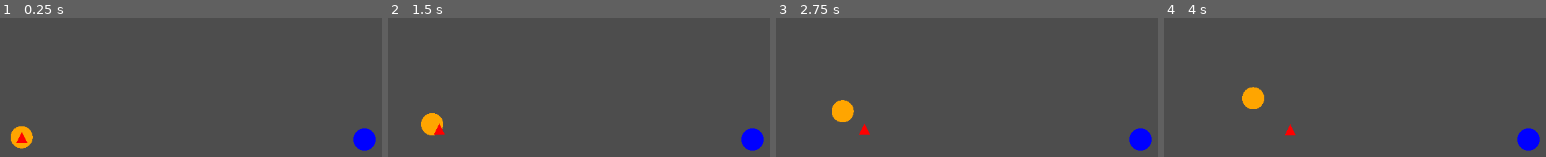
Above: before the commit, frames 1-4 (left to right).
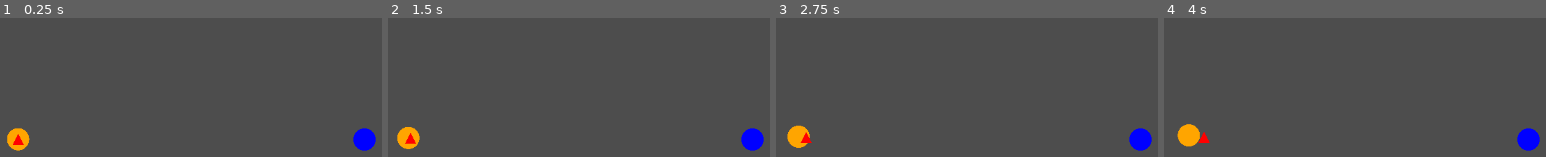
Above: after the commit, the same moments.

Repository: matthew-cavener/untitled_missile_game
Game: Godot game, scene res://world/world.tscn
The game is run twice, just before and just after one commit, with the same random seed, the same clock (stepped at 60 frames per second) and the same inputs. The project has no main scene, so this scene is started directly.
Inputs:
- Up to frame 1 (0.25 s): no input
- Up to frame 2 (1.5 s): tap Enter at 0.5 s
- Up to frame 3 (2.75 s): no input
- Up to frame 4 (4 s): no input

The runs differ from the first frame. In frame 1, 0.6% of the frame differs, in the area x 1-9%, y 77-96%; in frame 2, 1.6%; in frame 3, 1.7%; in frame 4, 1.8%, in the area x 3-35%, y 49-93%.

Commit message:
refactor

Diff:
--- a/enemy/enemy_ship.gd
+++ b/enemy/enemy_ship.gd
@@ -7,7 +7,7 @@
 var position_bearing_radian = deg_to_rad(position_bearing + 270)
 var initial_position = Vector2(distance * cos(position_bearing_radian), distance * sin(position_bearing_radian))
 
-var speed = 30
+var speed = 3
 var velocity_bearing = (60)
 var velocity_bearing_radian = deg_to_rad(velocity_bearing + 270)
 var initial_velocity = Vector2(speed * cos(velocity_bearing_radian), speed * sin(velocity_bearing_radian))
--- a/enemy/missile/enemy_missile.gd
+++ b/enemy/missile/enemy_missile.gd
@@ -1,11 +1,11 @@
 extends RigidBody2D
 
-# boost thrust should be on order of deploying ship speed, all time should be ~1-3
+# boost thrust should be on order of deploying ship speed, all times should be ~1-3
 
 
 @onready var target = get_tree().get_first_node_in_group("player")
-var boost_thrust_magnitude = 12
-var boost_thrust_time = 2
+var boost_thrust_magnitude = 3
+var boost_thrust_time = 3
 var coast_thrust_magnitude = 0
 var terminal_thrust_magnitude = 2
 var terminal_thrust_time = 2
@@ -24,6 +24,7 @@
         return get_tree().get_first_node_in_group("player")
 
 func proportional_navigation(proportionality_constant = 3):
+    # https://en.wikipedia.org/wiki/Proportional_navigation
     var relative_velocity = target.linear_velocity - linear_velocity
     var target_range = target.global_position - global_position
     relative_velocity = Vector3(relative_velocity.x, relative_velocity.y, 0)
@@ -33,13 +34,26 @@
     return Vector2(acceleration_commanded.x, acceleration_commanded.y)
 
 func get_velocity_rejection():
+    # https://en.wikipedia.org/wiki/Vector_projection#Vector_projection_2
     var target_direction = global_position.direction_to(target.global_position)
-    var velocity_vector_projection = linear_velocity.dot(target_direction) * target_direction
+    var target_direction_unit = target_direction.normalized()
+    var velocity_vector_projection = linear_velocity.dot(target_direction_unit) * target_direction_unit
     var velocity_vector_rejection = linear_velocity - velocity_vector_projection
     return velocity_vector_rejection
 
-func get_closing_thrust():
-    pass
+func get_closing_thrust(stage_thrust, stage_time_remaining):
+    var target_direction = global_position.direction_to(target.global_position)
+    var stage_delta_v = (stage_thrust * stage_time_remaining) / self.mass
+    var velocity_rejection = get_velocity_rejection()
+    print("velocity_rejection: " + str(velocity_rejection))
+    # ensure enough of the thrust is expended to cancel out the velocity rejection, using the rest to close the distance
+    # var velocity_rejection_coeff = velocity_rejection.length() / stage_delta_v
+    # print("velocity_rejection_coeff: " + str(velocity_rejection_coeff))
+    # var closing_thrust_direction = ((1 - velocity_rejection_coeff) * target_direction.normalized() - velocity_rejection_coeff * velocity_rejection.normalized()).normalized()
+    var closing_thrust_direction = (stage_delta_v * target_direction.normalized() - velocity_rejection).normalized()
+    var closing_thrust_magnitude = stage_thrust
+    var closing_thrust = closing_thrust_direction * closing_thrust_magnitude
+    return closing_thrust
 
 func _ready():
     print("\n----------------")
@@ -54,49 +68,18 @@
 
 func _integrate_forces(_state):
     target = get_target()
-    var approx_time_to_collision = (target.global_position - global_position).length() / linear_velocity.length()
-    print("\n----------------")
-    print("target:" + str(target))
-    print("global_position.x: " + str(global_position.x) + " | global_position.y:" + str(global_position.y))
-    print("linear_velocity.x: " + str(linear_velocity.x) + " | linear_velocity.y:" + str(linear_velocity.y))
-    print("is_boosting:" + str(is_boosting))
-    print("is_terminal:" + str(is_terminal))
-    print("approx_time_to_collision: " + str(approx_time_to_collision) + " seconds")
-    print("----------------\n")
-    if not boost_timer.is_stopped() or (target.global_position - global_position).length() < terminal_range:
-        var target_direction = global_position.direction_to(target.global_position)
-        var stage_delta_v = 0
-        var closing_thrust_direction = Vector2(0,0)
-        var closing_thrust_magnitude = 0
-        var closing_thrust = Vector2(0,0)
-        var velocity_rejection = Vector2(0,0)
-        var velocity_rejection_coeff = 0
-        if not boost_timer.is_stopped():
-            stage_delta_v = (boost_thrust_magnitude * boost_timer.time_left) / self.mass
-            closing_thrust_magnitude = boost_thrust_magnitude
+    var approx_time_to_collision = (target.global_position - global_position).length() / (linear_velocity.length() + target.linear_velocity.length())
+    var applied_forces = Vector2(0,0)
+    if not boost_timer.is_stopped():
+        is_boosting = true
+        applied_forces += get_closing_thrust(boost_thrust_magnitude, boost_thrust_time)
+        # apply_central_force(get_closing_thrust(boost_thrust_magnitude, boost_thrust_time))
+    elif (target.global_position - global_position).length() < terminal_range:
+        is_terminal = true
+        if approx_time_to_collision < terminal_thrust_time:
             is_boosting = true
-            velocity_rejection = get_velocity_rejection()
-            velocity_rejection_coeff = (velocity_rejection.length() / stage_delta_v)
-            closing_thrust_direction = (target_direction.normalized() - velocity_rejection_coeff * velocity_rejection.normalized()).normalized()
-            closing_thrust = closing_thrust_direction * closing_thrust_magnitude
-        elif (target.global_position - global_position).length() < terminal_range:
-            if is_terminal == false:
-                terminal_timer.wait_time = terminal_thrust_time
-                terminal_timer.one_shot = true
-                add_child(terminal_timer)
-                terminal_timer.start()
-            is_terminal = true
-            if approx_time_to_collision < terminal_thrust_time:
-                stage_delta_v = (terminal_thrust_magnitude * approx_time_to_collision) / self.mass
-                closing_thrust_magnitude = terminal_thrust_magnitude
-                is_boosting = true
-                velocity_rejection = get_velocity_rejection()
-                velocity_rejection_coeff = (velocity_rejection.length() / stage_delta_v)
-                closing_thrust_direction = (target_direction.normalized() - velocity_rejection_coeff * velocity_rejection.normalized()).normalized()
-                closing_thrust = closing_thrust_direction * closing_thrust_magnitude
-        apply_central_force(closing_thrust)
-        print("enemy missile force applied: " + str(closing_thrust))
-        print("enemy missile force magnitude: " + str(closing_thrust.length()))
+            applied_forces += get_closing_thrust(terminal_thrust_magnitude, approx_time_to_collision)
+            # apply_central_force(get_closing_thrust(terminal_thrust_magnitude, approx_time_to_collision))
     else:
         is_boosting = false
         var prop_nav_acceleration = proportional_navigation()
@@ -105,6 +88,16 @@
             prop_nav_thrust = prop_nav_thrust.normalized() * coast_thrust_magnitude
         if prop_nav_thrust.length() < 0.8 * coast_thrust_magnitude:
             prop_nav_thrust = Vector2(0,0)
-        apply_central_force(prop_nav_thrust)
-        print("enemy missile force applied: " + str(prop_nav_thrust))
-        print("enemy missile force magnitude: " + str(prop_nav_thrust.length()))
+        applied_forces += prop_nav_thrust
+        # apply_central_force(prop_nav_thrust)
+    apply_central_force(applied_forces)
+    print("\n----------------")
+    print("target:" + str(target))
+    print("global_position.x: " + str(global_position.x) + " | global_position.y:" + str(global_position.y))
+    print("linear_velocity.x: " + str(linear_velocity.x) + " | linear_velocity.y:" + str(linear_velocity.y))
+    print("is_boosting:" + str(is_boosting))
+    print("is_terminal:" + str(is_terminal))
+    print("approx_time_to_collision: " + str(approx_time_to_collision) + " seconds")
+    print("enemy missile force applied: " + str(applied_forces))
+    print("enemy missile force magnitude: " + str(applied_forces.length()))
+    print("----------------\n")
